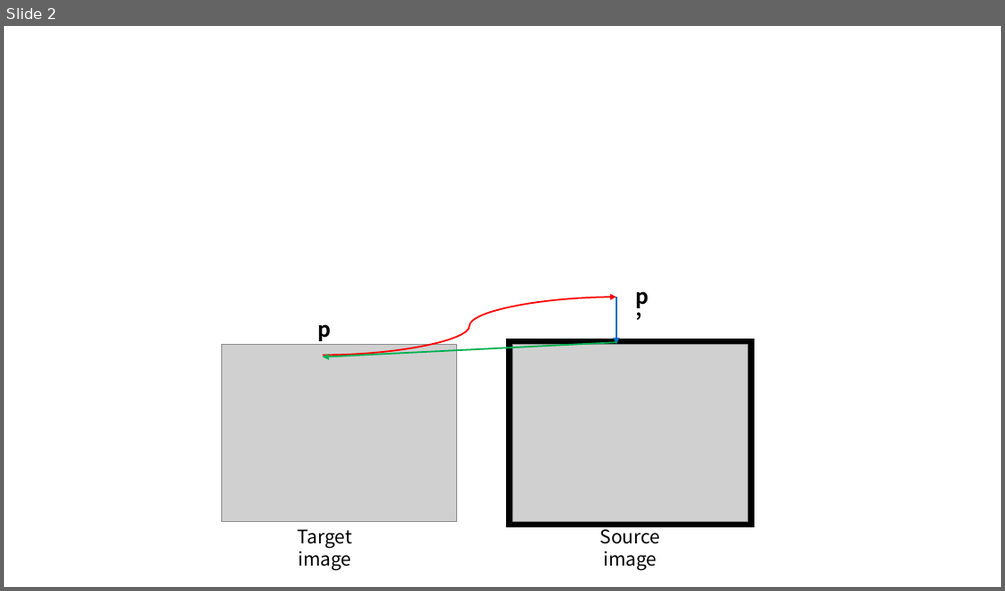
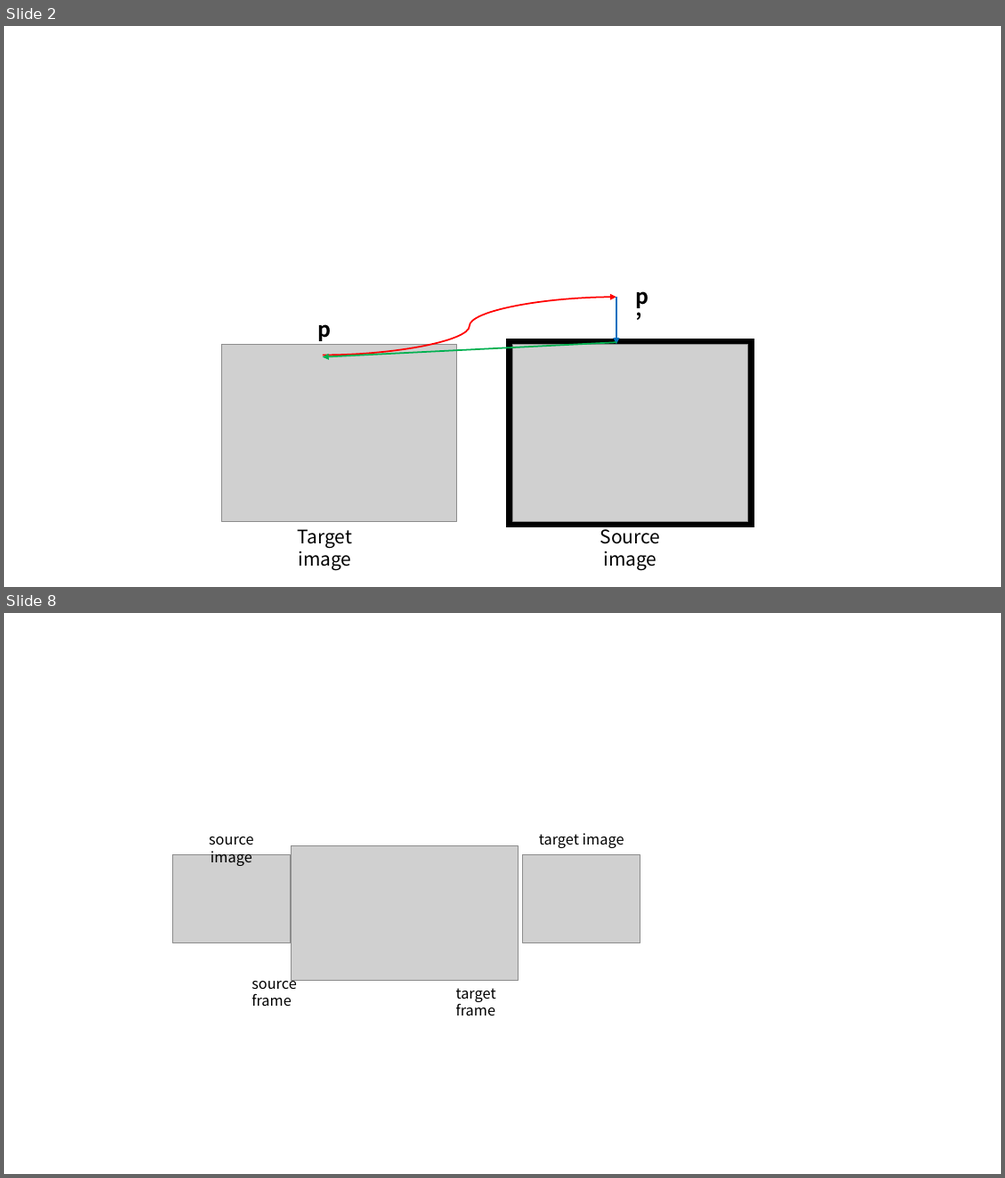
Before and after one commit to goodgodgd/ian-flow, a slide deck: assets/2019-07-31-kros-ss-2019/zero-padding.pptx. Shown one above the other, each under a label of ours: slide 2 before the commit, slides 2 and 8 after it; the slides between them are not shown. The pictures are 1005x591 and 1005x1178 pixels, drawn with LibreOffice and Linux fonts; fonts in the diff are those of the drawing; grey boxes stand for pictures. Boxes give left, top, right and bottom in pixels: in the first picture for what was removed or moved away, otherwise in the second. Text is boxed around its words. In the diff, an @@ line names an element or a change of style, - is before the commit and + after.

```diff
--- a/assets/2019-07-31-kros-ss-2019/zero-padding.pptx
+++ b/assets/2019-07-31-kros-ss-2019/zero-padding.pptx
@@ slide 8 added at bbox=[4, 613, 1001, 1174], background #FFFFFF @@
@@ group added at bbox=[172, 833, 640, 1015]: 4 texts, 3 pictures @@
+source frame
+target frame
+source image
+target image
```
Also in this commit, not shown: 6 other slides added, 13 other files.
